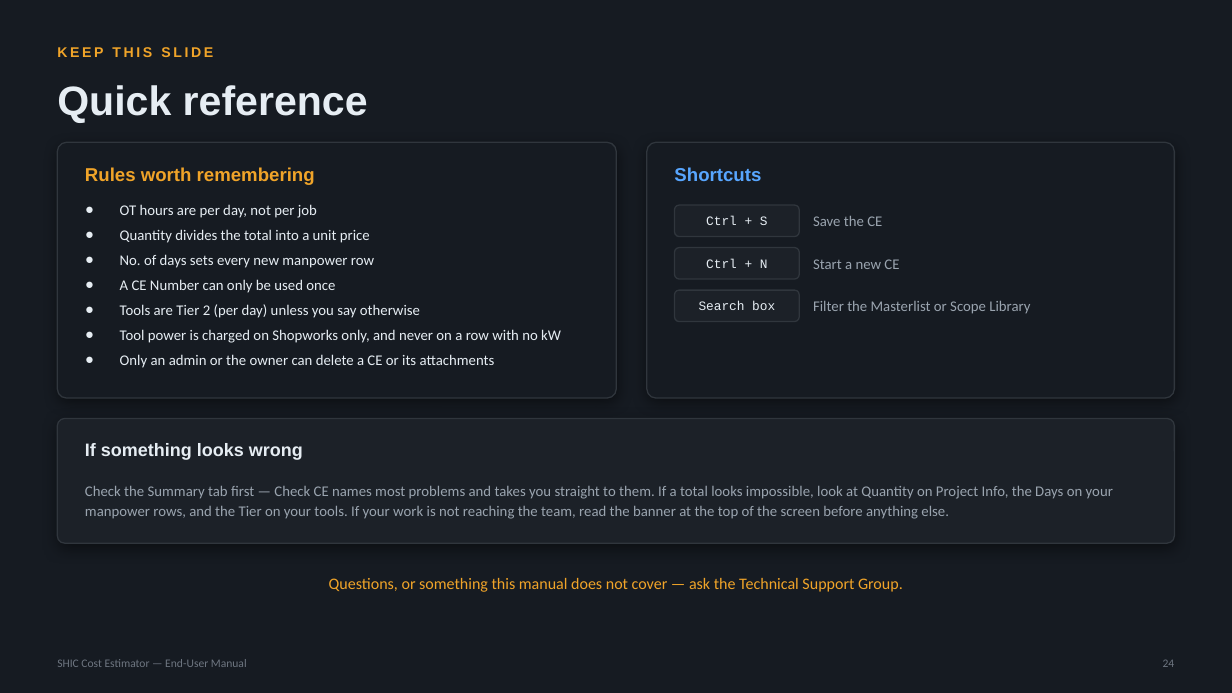
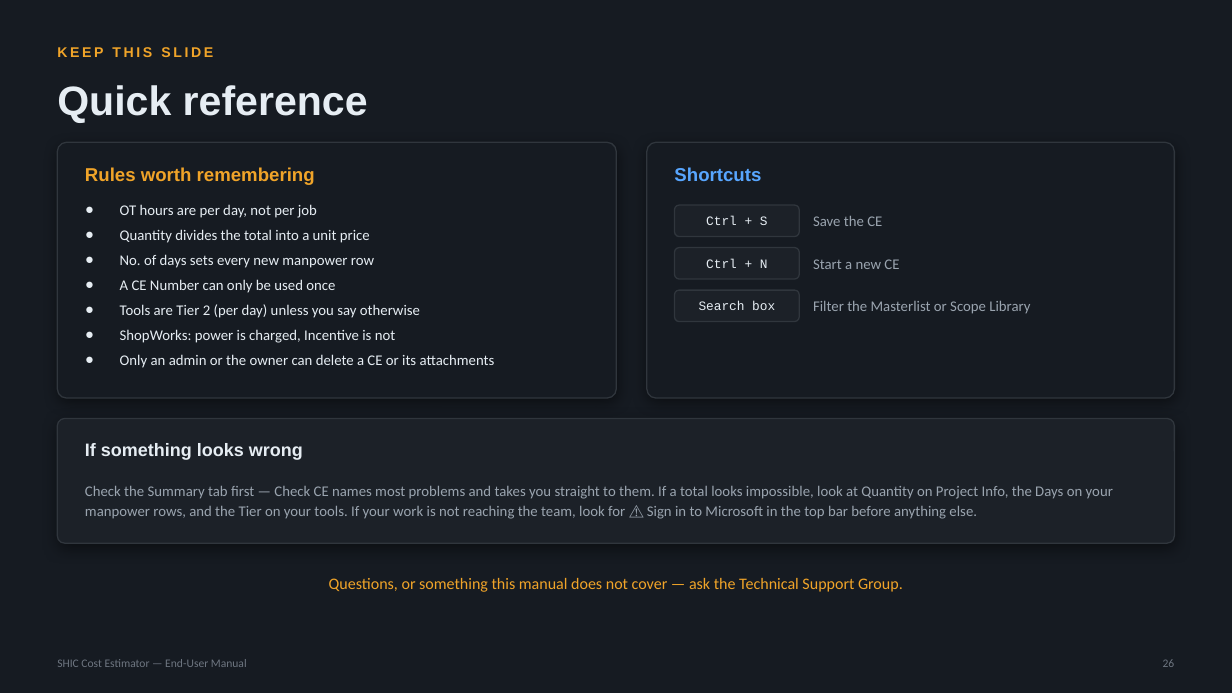
Before and after one commit to SYNERCORE/CostEstimation, a slide deck: slide 26 of docs/SHIC-Cost-Estimator-User-Manual.pptx (slide 24 before the commit). Drawn at 1232x693 pixels with LibreOffice and Linux fonts; fonts in the diff are those of the drawing. Boxes give left, top, right and bottom in pixels: in the first picture for what was removed or moved away, otherwise in the second. Text is boxed around its words. In the diff, an @@ line names an element or a change of style, - is before the commit and + after.

```diff
--- a/docs/SHIC-Cost-Estimator-User-Manual.pptx
+++ b/docs/SHIC-Cost-Estimator-User-Manual.pptx
@@ text at (x1=120, y1=329, x2=395, y2=343): text changed @@
-● Tool power is charged on Shopworks only, and never on a row with no kW
+● ShopWorks: power is charged, Incentive is not
@@ text at (x1=85, y1=486, x2=1113, y2=519): text changed @@
-Check the Summary tab first — Check CE names most problems and takes you straight to them. If a total looks impossible, look at Quantity on Project Info, the Days on your manpower rows, and the Tier on your tools. If your work is not reaching the team, read the banner at the top of the screen before anything else.
+Check the Summary tab first — Check CE names most problems and takes you straight to them. If a total looks impossible, look at Quantity on Project Info, the Days on your manpower rows, and the Tier on your tools. If your work is not reaching the team, look for ⚠ Sign in to Microsoft in the top bar before anything else.
```
Also in this commit, not shown: 16 other slides changed, 2 slides added.
